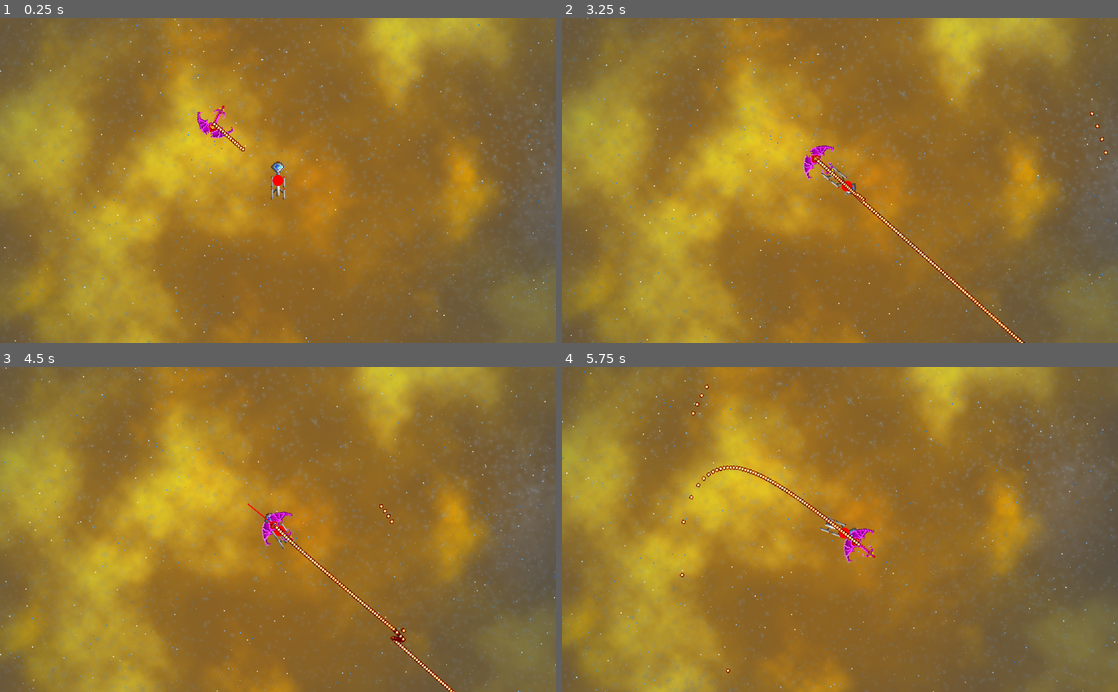
Above: before the commit, frames 1-4 (two rows, left to right).
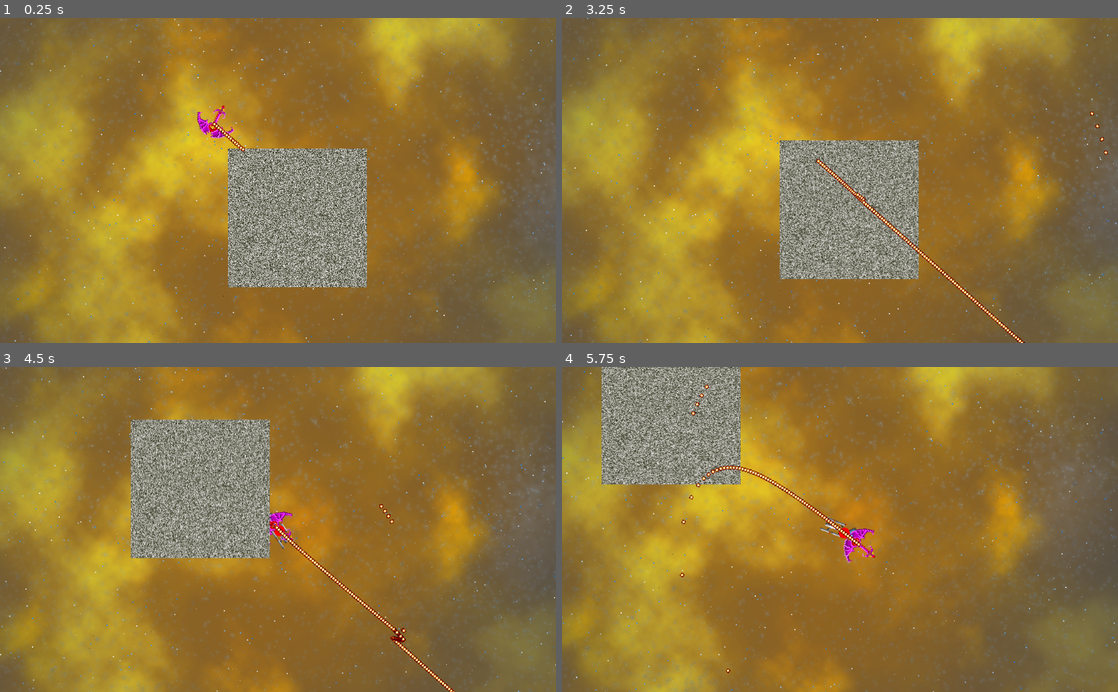
Above: after the commit, the same moments.

Repository: jorisvddonk/after-the-doctrinal-conflict
Game: Godot game, scene res://main.tscn
Same seed, same stepped clock (60 frames per second), same inputs: the game is played once before the commit and once after it.
Inputs:
- Up to frame 1 (0.25 s): no input
- Up to frame 2 (3.25 s): hold D 0.53-1.28 s; tap Space at 0.77, 1.52, 3.02 s; hold A 1.28-2.03 s; hold D 2.03-2.78 s; hold W from 2.78 s (still down)
- Up to frame 3 (4.5 s): release W at 3.53 s; hold A from 3.53 s (still down); tap Space at 3.77 s
- Up to frame 4 (5.75 s): keep holding A; tap Space at 4.52 s

The runs differ from the first frame. In frame 1, 11% of the frame differs, in the area x 41-66%, y 40-83%; in frame 2, 10%; in frame 3, 11%, in the area x 23-49%, y 16-59%; in frame 4, 8.9%.

Commit message:
add a randomly generated noise texture

Diff:
--- /dev/null
+++ b/PlanetTexture.gd
@@ -0,0 +1,17 @@
+extends TextureRect
+
+func _ready():
+	var imageTexture = ImageTexture.new()
+	var dynImage = Image.new()
+
+	dynImage.create(256,256,false,Image.FORMAT_RGB8)
+	dynImage.fill(Color(0.1,0.1,0,1))
+	dynImage.lock()
+
+	for i in range(256):
+		for j in range(256):
+			dynImage.set_pixel(i, j, dynImage.get_pixel(i, j).lightened(randf()))
+
+	dynImage.unlock()
+	imageTexture.create_from_image(dynImage)
+	self.texture = imageTexture
--- /dev/null
+++ b/PlanetTexture.tscn
@@ -0,0 +1,9 @@
+[gd_scene load_steps=2 format=2]
+
+[ext_resource path="res://PlanetTexture.gd" type="Script" id=1]
+
+[node name="TextureRect" type="TextureRect"]
+script = ExtResource( 1 )
+__meta__ = {
+"_edit_use_anchors_": false
+}
--- a/main.tscn
+++ b/main.tscn
@@ -1,9 +1,10 @@
-[gd_scene load_steps=5 format=2]
+[gd_scene load_steps=6 format=2]
 
 [ext_resource path="res://main.gd" type="Script" id=1]
 [ext_resource path="res://PlayerShip.tscn" type="PackedScene" id=2]
 [ext_resource path="res://Ship.tscn" type="PackedScene" id=3]
 [ext_resource path="res://content/sc2/cruiser-big-000.png" type="Texture" id=4]
+[ext_resource path="res://PlanetTexture.tscn" type="PackedScene" id=5]
 
 [node name="Node2D" type="Node2D"]
 script = ExtResource( 1 )
@@ -13,3 +14,9 @@
 texture = ExtResource( 4 )
 
 [node name="Ship" parent="." instance=ExtResource( 3 )]
+
+[node name="TextureRect" parent="." instance=ExtResource( 5 )]
+margin_left = 25.4493
+margin_top = 45.1682
+margin_right = 25.4493
+margin_bottom = 45.1682
